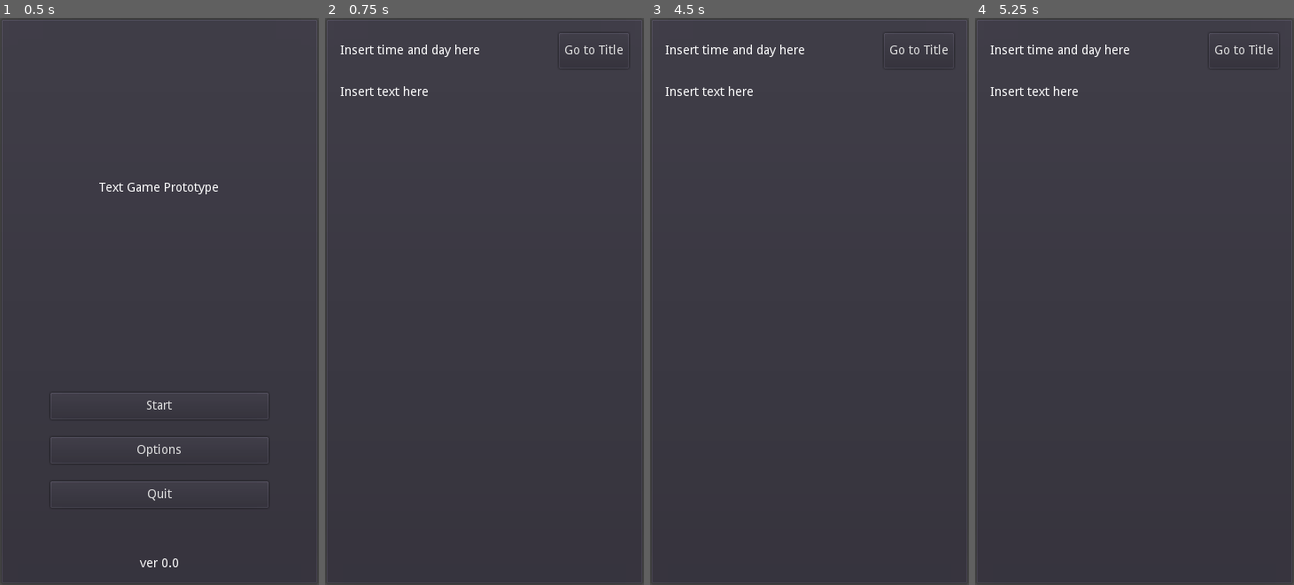
Above: before the commit, frames 1-4 (left to right).
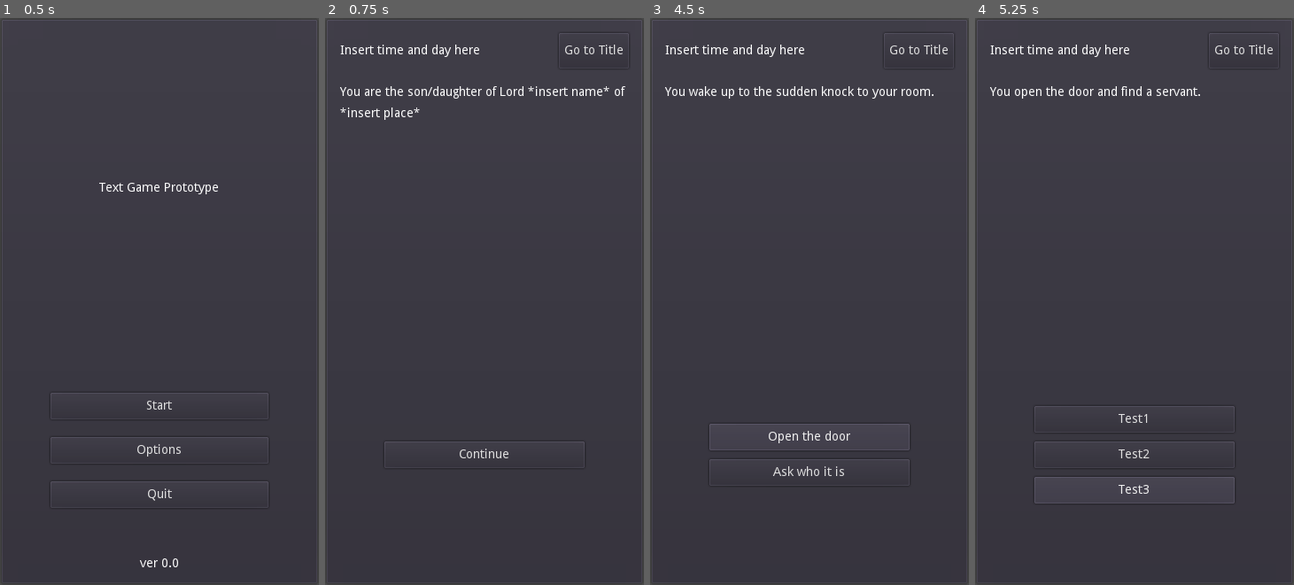
Above: after the commit, the same moments.

Repository: philipuriarte/A-Churchyard-of-Orphans
Game: Godot game, scene res://scenes/main.tscn
Same seed, same stepped clock (60 frames per second), same inputs: the game is played once before the commit and once after it.
Inputs (mouse positions are in pixels of both pictures, inside the frame that each line leads up to):
- Up to frame 1 (0.5 s): no input
- Up to frame 2 (0.75 s): click "Start" at 0.5 s
- Up to frame 3 (4.5 s): click "Go to Title" at 1.25 s; click "Start" at 2 s; click "Go to Title" at 2.75 s; click "Start" at 3.5 s; click (809, 454) at 4.25 s, where only the run after the commit has a clickable "Continue"
- Up to frame 4 (5.25 s): click (1134, 437) at 5 s, where only the run after the commit has a clickable "Open the door"

Frame 1 is identical in both runs. In frame 2, 1.0% of the frame differs, in the area x 4-95%, y 12-78%; in frame 3, 1.3%, in the area x 4-89%, y 12-81%; in frame 4, 1.1%.
Error before the commit: Parse Error: The identifier "content_dict" isn't declared in the current scope. (res://logic/content.gd:31)

Commit message:
Create new content_dict var

Diff:
--- a/logic/content.gd
+++ b/logic/content.gd
@@ -6,6 +6,7 @@
 var current_page := "prologue"
 var output_key := " "
 var cd = ContentDict.new()
+var content_dict = cd.get_cd()
 
 # Variables that contain nodes
 onready var narr_text = $NarrativeText
@@ -22,7 +23,7 @@
 # Functions for checking if any of the Choice buttons were released
 func _on_Choice1_button_up() -> void:
 	choice_index = 1
-	output_key = cd.get_content_dict()[current_page]["choices"][choice_index]["output"]
+	output_key = content_dict[current_page]["choices"][choice_index]["output"]
 	set_content(output_key)
 
 
